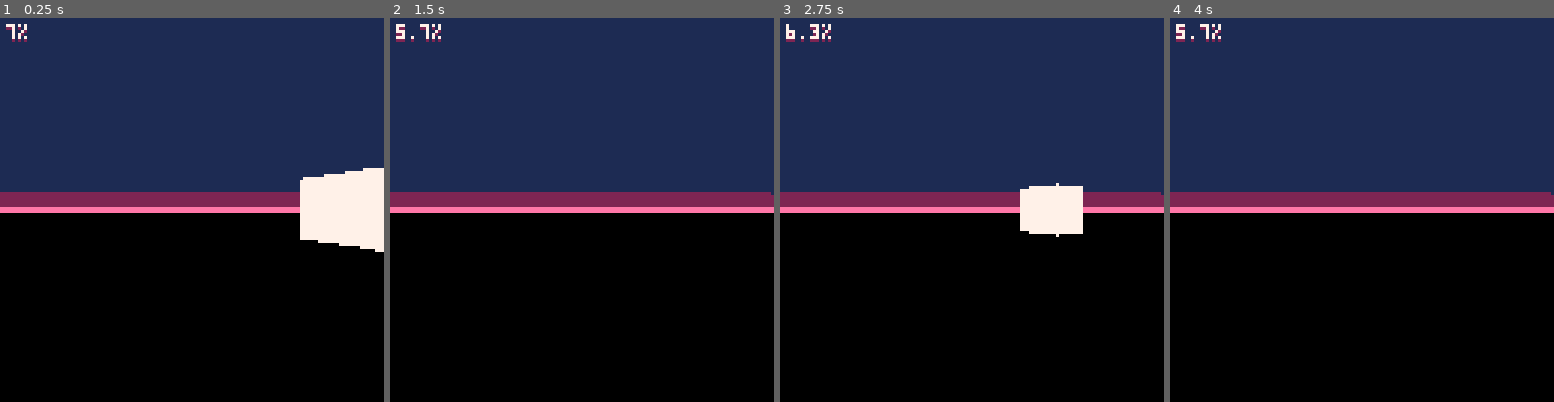
Above: before the commit, frames 1-4 (left to right).
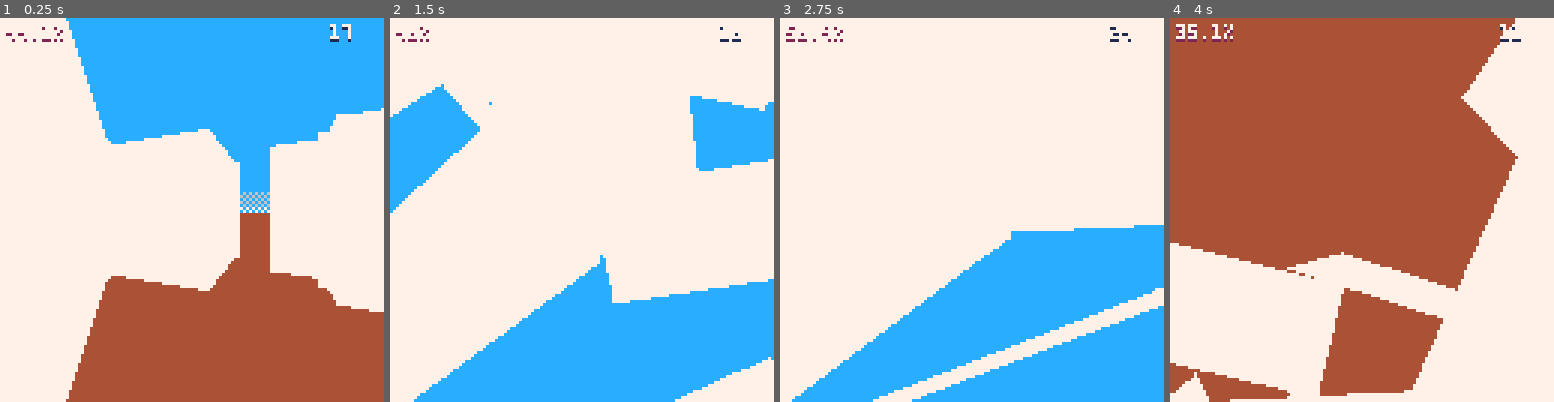
Above: after the commit, the same moments.

Repository: freds72/hl3
Game: PICO-8 cartridge carts/hl3.p8
Two runs of this game, one before a commit and one after it. Both use one fixed random seed, a clock stepped at 60 frames per second and the inputs below.
Inputs (mouse positions are in pixels of both pictures, inside the frame that each line leads up to):
- Up to frame 1 (0.25 s): no input
- Up to frame 2 (1.5 s): click (459, 121) at 0.67 s; click (520, 267) at 1.22 s
- Up to frame 3 (2.75 s): click (975, 114) at 1.77 s; hold Left 1.97-2.37 s; click (1037, 259) at 2.32 s; hold Down from 2.42 s (still down)
- Up to frame 4 (4 s): release Down at 2.82 s; click (1492, 106) at 2.87 s; hold Right 2.87-3.53 s; click (1254, 256) at 3.42 s; hold Up from 3.58 s (still down); click (1315, 102) at 3.97 s

The runs differ from the first frame. In frame 1, 96% of the frame differs, in the area x 0-100%, y 0-100%; in frame 2, 100%; in frame 3, 98%; in frame 4, 100%.

Commit message:
optimized visible face detection

Diff:
--- a/carts/hl3.p8
+++ b/carts/hl3.p8
@@ -119,7 +119,9 @@
 
  -- reset actors & engine
  actors={}
- add(actors,make_actor("cube",{5,0,6},65))
+ for i=1,40 do
+	 add(actors,make_actor("cube",{rnd(10)-5,0,rnd(10)-5},rnd(360)))
+	end
 end
 
 -- execute the given draw commands from a table
@@ -143,16 +145,19 @@
   local dx,dz=0,0
   if(btn(0)) dx=-1
   if(btn(1)) dx=1
-  if(btn(2)) dz=-1
-  if(btn(3)) dz=1
+  if(btn(2)) dz=1
+  if(btn(3)) dz=-1
 
   if mousex then
-    plyr.hdg+=atan2(1,mx-mousex)
+   plyr.hdg+=(mx-mousex)/128
+  end
+  if mousey then
+   plyr.pitch+=(my-mousey)/128
   end
 
   local m=make_m_from_euler(0,plyr.hdg,0)
-  v_add(plyr.pos,m_fwd(m),dx)
-  v_add(plyr.pos,m_right(m),dz)
+  v_add(plyr.pos,m_right(m),0.1*dx)
+  v_add(plyr.pos,m_fwd(m),0.1*dz)
 
   cam:track(plyr.pos,make_m_from_euler(plyr.pitch,plyr.hdg,0))
 
@@ -160,7 +165,7 @@
 end
 
 function _draw()
-    cls()
+    cls(4)
 	  draw_ground()
 	  zbuf_draw()
 
@@ -188,10 +194,11 @@
  end
 end
 
-local clipplanes=json_parse'[[0,0,1,8],[0.707,0,-0.707,0.1767],[-0.707,0,-0.707,0.1767],[0,0.973,-0.228,0.243],[0,-0.973,-0.228,0.243],[0,0,-1,-0.25]]'
-local clipplanes_simple=json_parse'[[0,0,1,8],[0,0,-1,-0.25]]'
-
 -- zbuffer (kind of)
+local znear_plane={0,0,-1,-0.25}
+local k_center=1
+local k_right=2
+local k_left=4
 function zbuf_draw(zfar)
 	local objs={}
 
@@ -209,6 +216,9 @@
 			project_poly(d.v,d.c)
     end
  end
+
+ print(#objs,110,3,1)
+ print(#objs,110,2,7)
 end
 
 function lerp(a,b,t)
@@ -313,53 +323,49 @@
   groups[f.gid]=0
  end
 
- -- model to
- local function v_cache(k)
-  local a=p[k]
-  if not a then
-    a=v_clone(model.v[k])
-    -- relative to world
-    m_x_v(m,a)
-    -- world to cam
-    v_add(a,cam.pos,-1)
-  		m_x_v(cam.m,a)
-
-	   p[k]=a
-  end
-  return a
- end
-
-	local clips
-	local function set_clips(a)
-		local az=abs(a[3])
-		-- 5.33 to cover for aspect ratio on y-axis
-		if abs(a[1])>az or abs(5.33*a[2])>az then
-			-- full clipping
-			clips=clipplanes
-	 end
-	end
-
   -- faces
 	for i=1,#model.f do
   local f,n=model.f[i],model.n[i]
   -- front facing?
   if v_dot(n,cam_pos)>model.cp[i] then
-   -- reset clip planes
-	  clips=clipplanes_simple
    -- face vertices (for clipping)
-   local z,vertices=0,{}
+   local z,vertices,outcode,vizclip=0,{},0
    -- project vertices
    for k=1,#f.vi do
-			 local a=v_cache(f.vi[k])
-    z+=a[3]
-    -- select clip planes
-    set_clips(a)
+				local ak=f.vi[k]
+				local a=p[ak]
+				if not a then
+    	a=v_clone(model.v[ak])
+    	-- relative to world
+    	m_x_v(m,a)
+    	-- world to cam
+    	v_add(a,cam.pos,-1)
+  			m_x_v(cam.m,a)
+	   	p[ak]=a
+  		 -- outcode
+  		 -- 0: vizible
+  		 local outcode=0
+  		 local ax,ay,az=a[1],a[2],a[3]
+  		 if az>0.25 then
+  		 	if ax>az then outcode=k_right
+  		 	elseif -ax>az then outcode=k_left
+  		 	else outcode=k_center end
+  		 end
+  		 a.outcode=outcode
+  		end
+			 local az=a[3]
+    z+=az
+		  outcode=bor(outcode,a.outcode)
 		  vertices[#vertices+1]=a
    end
-   if f.c!=15 then -- collision hull?
-    vertices=plane_clip(zfar,clips,vertices)
+   --
+   if (outcode==6 or band(outcode,1)==1) and
+      f.c!=15 then -- collision hull?
+    vertices=z_poly_clip(0.25,vertices)
 	  	if(#vertices>2) add(out,{key=-64*#f.vi/z,v=vertices,c=f.c,kind=3})
- 	end
+ 	 end
+	  --print(outcode,2,12,13)
+	  --return
   else
    groups[f.gid]+=1
   end
@@ -375,17 +381,42 @@
 
 -- sutherland-hodgman clipping
 -- n.p is pre-multiplied in n[4]
-function plane_clip(zfar,clips,v)
-	for i=zfar and 1 or 2,#clips do
-  if(#v<2) break
-  v=plane_poly_clip(clips[i],v)
- end
-	return v
-end
 function plane_poly_clip(n,v)
 	local dist,allin={},0
 	for i,a in pairs(v) do
 		local d=n[4]-(a[1]*n[1]+a[2]*n[2]+a[3]*n[3])
+		if(d>0) allin+=1
+	 dist[i]=d
+	end
+ -- early exit
+	if(allin==#v) return v
+ if(allin==0) return {}
+
+	local res={}
+	local v0,d0,v1,d1,t,r=v[#v],dist[#v]
+ -- use local closure
+ local clip_line=function()
+ 	local r,t=make_v(v0,v1),d0/(d0-d1)
+ 	v_scale(r,t)
+ 	v_add(r,v0)
+ 	res[#res+1]=r
+ end
+	for i=1,#v do
+		v1,d1=v[i],dist[i]
+		if d1>0 then
+			if(d0<=0) clip_line()
+			res[#res+1]=v1
+		elseif d0>0 then
+   clip_line()
+		end
+		v0,d0=v1,d1
+	end
+	return res
+end
+function z_poly_clip(znear,v)
+	local dist,allin={},0
+	for i,a in pairs(v) do
+		local d=-znear+a[3]
 		if(d>0) allin+=1
 	 dist[i]=d
 	end
@@ -451,7 +483,7 @@
 	return c
 end
 
-local sky_gradient={0,14,0,360,2,0,1440,1,0}
+local sky_gradient={0,0xc7,0xa5a5,360,0xc6,0xa5a5,1440,12,0}
 function draw_ground()
 	-- draw horizon
 	local zfar=-128
@@ -635,9 +667,9 @@
 
 __gfx__
 00000000000000000000000000000000000000000000000000000000000000000000000000000000000000000000000000000000000000000000000000000000
-00000000000000000000000000000000000000000000000000000000000000000000000000000000000000000000000000000000000000000000000000000000
-00700700000000000000000000000000000000000000000000000000000000000000000000000000000000000000000000000000000000000000000000000000
-00077000000000000000000000000000000000000000000000000000000000000000000000000000000000000000000000000000000000000000000000000000
+0000000000c000000000000000000000000000000000000000000000000000000000000000000000000000000000000000000000000000000000000000000000
+00700700006000000000000000000000000000000000000000000000000000000000000000000000000000000000000000000000000000000000000000000000
+0007700000d000000000000000000000000000000000000000000000000000000000000000000000000000000000000000000000000000000000000000000000
 00077000000000000000000000000000000000000000000000000000000000000000000000000000000000000000000000000000000000000000000000000000
 00700700000000000000000000000000000000000000000000000000000000000000000000000000000000000000000000000000000000000000000000000000
 00000000000000000000000000000000000000000000000000000000000000000000000000000000000000000000000000000000000000000000000000000000
